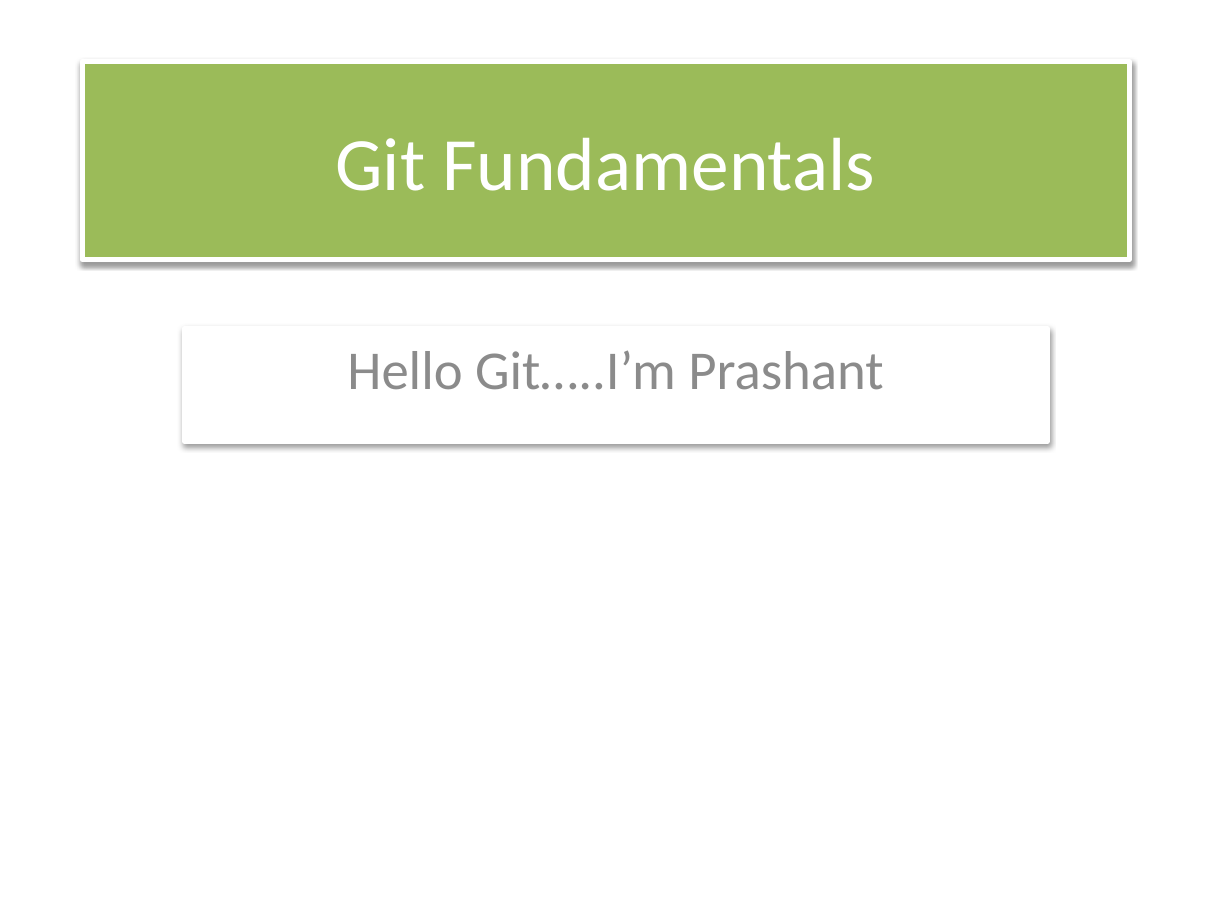
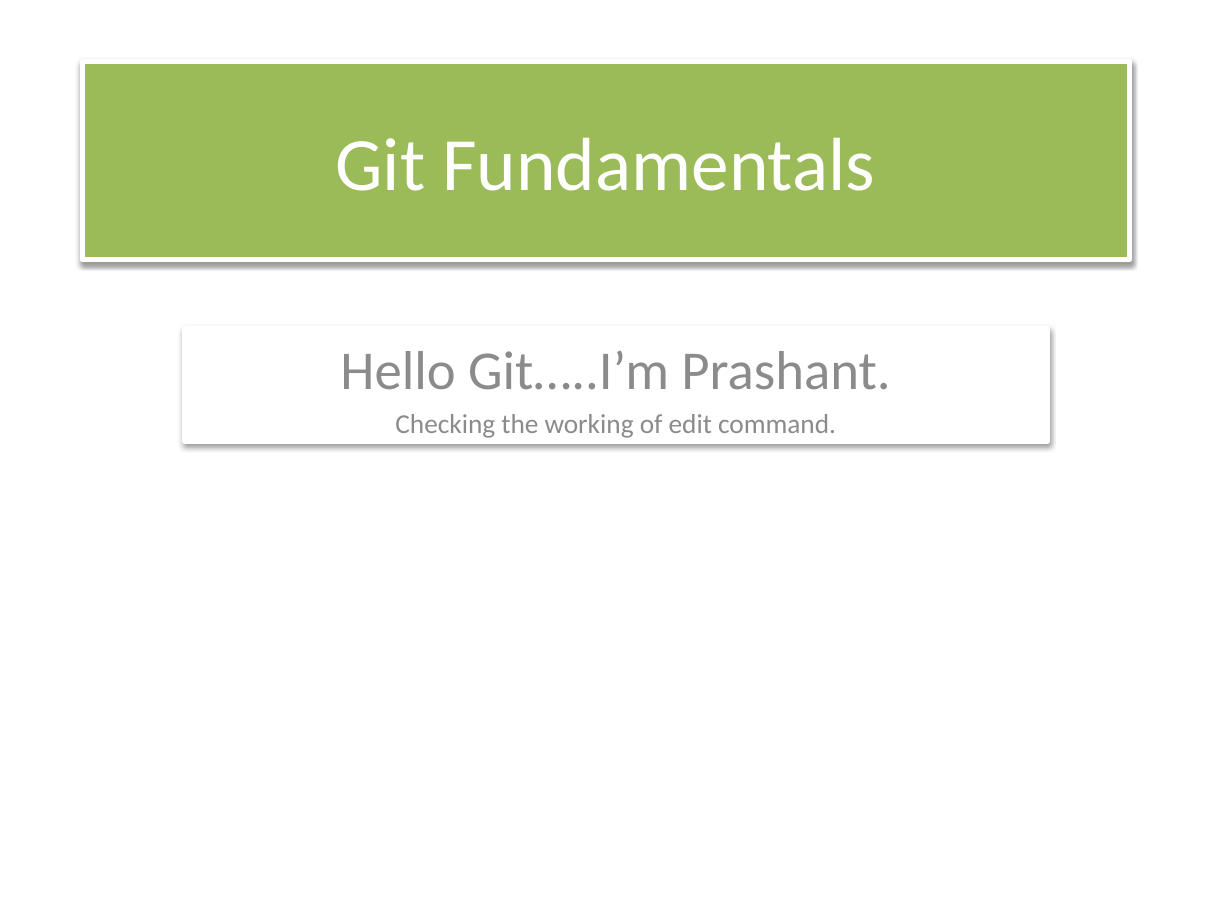
Before and after one commit to PrashantSelenium/Aaroha, a slide deck: slide 1 of PrashantGit.pptx. Drawn at 1232x924 pixels with LibreOffice and Linux fonts; fonts in the diff are those of the drawing. Boxes give left, top, right and bottom in pixels: in the first picture for what was removed or moved away, otherwise in the second. Text is boxed around its words. In the diff, an @@ line names an element or a change of style, - is before the commit and + after.

Commit message:
Rambo commit...

```diff
--- a/PrashantGit.pptx
+++ b/PrashantGit.pptx
@@ subtitle at box(340, 350, 890, 438): text changed; size 32 to 16 pt @@
-Hello Git…..I’m Prashant
+Hello Git…..I’m Prashant.
+Checking the working of edit command.
```
